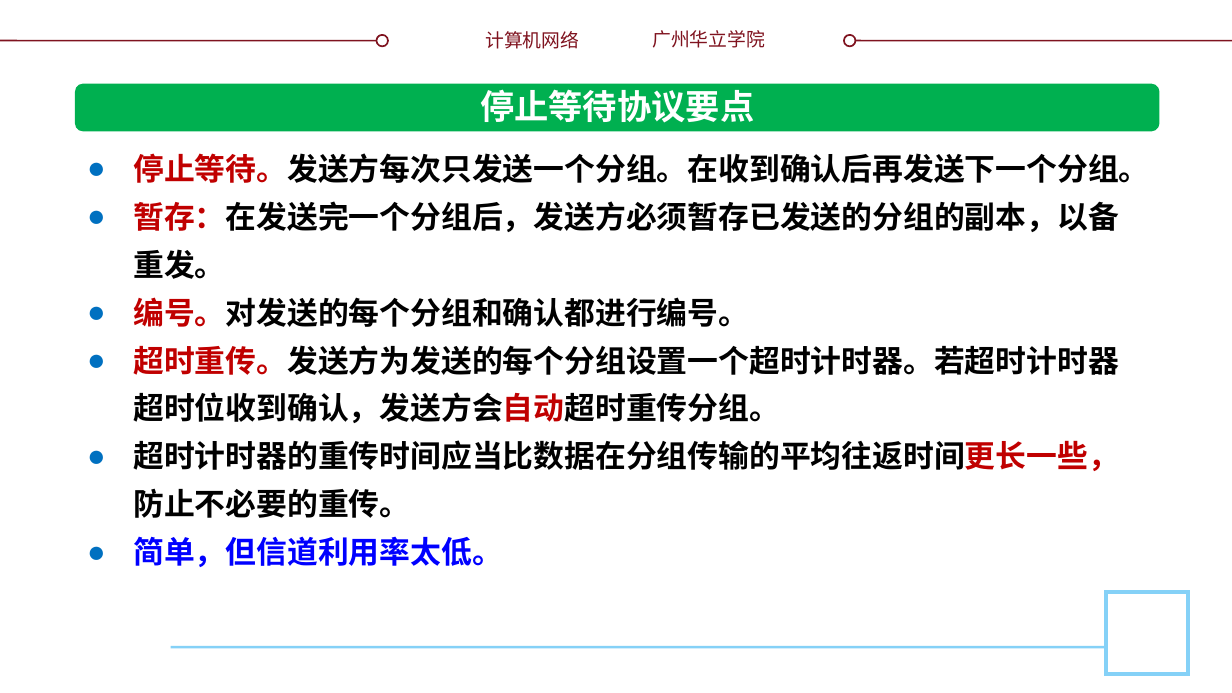
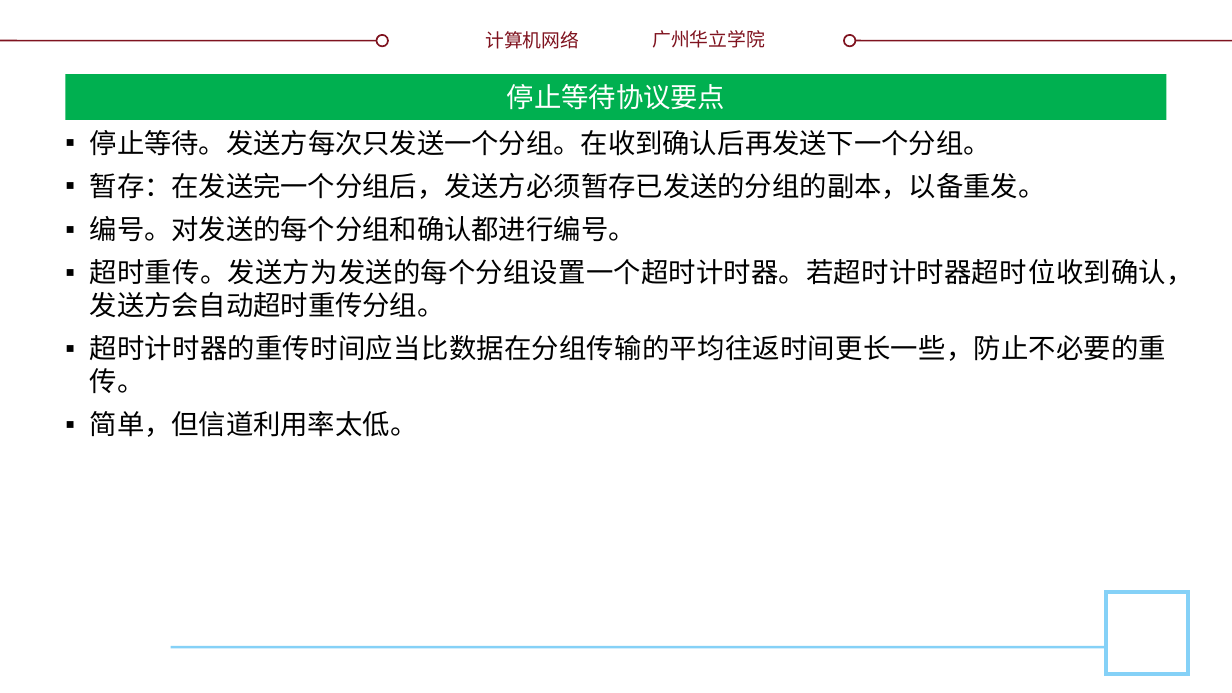
Before and after one commit to glplaman/glplaman.github.io, a slide deck: slide 58 of network/ppt/chap5.pptx (slide 57 before the commit). Drawn at 1232x693 pixels with LibreOffice and Linux fonts; fonts in the diff are those of the drawing; background and template pictures are left out. Boxes give left, top, right and bottom in pixels: in the first picture for what was removed or moved away, otherwise in the second. Text is boxed around its words. In the diff, an @@ line names an element or a change of style, - is before the commit and + after.

```diff
--- a/network/ppt/chap5.pptx
+++ b/network/ppt/chap5.pptx
@@ title "停止等待协议要点": place and size @@
-title "停止等待协议要点" at bbox=[480, 89, 754, 123]
+title "停止等待协议要点" at bbox=[65, 74, 1167, 120]
@@ title "停止等待协议要点" at bbox=[65, 74, 1167, 120]: size 20 to 16 pt, font Noto Sans CJK SC to Montserrat, bold off; vertical alignment top to middle; fill none to #00B050 @@
@@ rounded rectangle removed at bbox=[75, 84, 1159, 132] @@
@@ text "停止等待。发送方每次只发送一个分组。在收到确认后再发送下一个分组。": place and size @@
-text "停止等待。发送方每次只发送一个分组。在收到确认后再发送下一个分组。" at bbox=[133, 153, 1149, 567]
+text "停止等待。发送方每次只发送一个分组。在收到确认后再发送下一个分组。" at bbox=[90, 130, 1194, 437]
@@ text "停止等待。发送方每次只发送一个分组。在收到确认后再发送下一个分组。" at bbox=[90, 130, 1194, 437]: size 18 to 16 pt, font Noto Sans CJK SC to Montserrat, bold off; text colour #C00000 to #000000 in "停止等待。发送方每次只发送一个分组。在收到确认后再发送下一个分组。", "暂存：在发送完一个分组后，发送方必须暂存已发送的分组的副本，以备重发。", "编号。对发送的每个分组和确认都进行编号。", "超时重传。发送方为发送的每个分组设置一个超时计时器。若超时计时器超时位收到确认，发送方会自动超时重传分组。" and 1 more places; text colour #0000FF to #000000 in "简单，但信道利用率太低。"; alignment left to justified; bullet ● to ▪; line spacing 28pt to 1; more space between paragraphs @@
```
Also in this commit, not shown: 43 other slides changed, 1 slide added, 9 other files.
